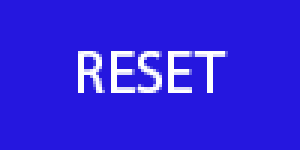
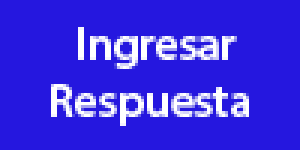
Before/after of a 300px x 150px layered artwork. What changed in the layer stack:
renamed "RESET" to "Ingresar Respuesta", painted on it over [left=51, top=27, right=249, bottom=126]
